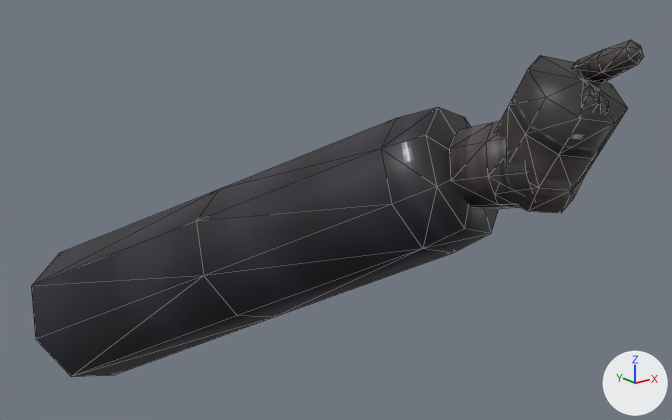
An edit to the glTF model design/uebergabe/assets/models/pistol_hand.glb, drawn before and after from the same camera.
One viewpoint serves both versions: a camera (50 mm lens) standing at (-0.548, -0.419, 0.099) and looking at (-0.05, 0.203, -0.15). The axes (+X, +Y, +Z) are drawn at lower right. The lights are the same throughout. The picture after the commit comes second. Mesh edges are drawn as thin lines. Where no turn or scale is listed for an object, it has been applied to the vertices. Vertices at exactly the same position are counted once.

Before the edit, the objects in view are built like this:
```python
me_arm = bpy.data.meshes.new('arm')
me_arm.from_pydata(...)  # 134 vertices, 248 faces; spans x -0.247..0.038, y -0.045..0.517, z -0.37..0.019
me_arm.materials.append(mat_pistol)  # picture img_pistol
ob_arm = bpy.data.objects.new('arm', me_arm)
ob_arm.location = (0.0, 0.0, 0.0)
```
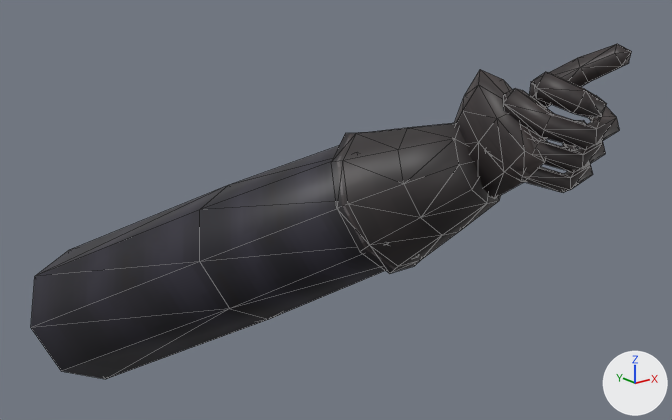
What differs and where, as boxes (x1, y1, x2, y2) in the pictures (672 x 420 px):
'arm', reshaped
    before: (31, 40, 643, 377)
    after: (31, 44, 631, 379)
part 1 of me_arm, rebuilt
    before: (31, 107, 499, 377)
    after: (31, 146, 386, 379)
part 2 of me_arm, added
    after: (331, 123, 501, 273)
part 3 of me_arm, added
    after: (503, 89, 620, 149)
part 4 of me_arm, added
    after: (529, 120, 606, 172)
part 5 of me_arm, added
    after: (515, 143, 593, 193)
part 6 of me_arm, added
    after: (454, 69, 547, 199)
part 7 of me_arm, added
    after: (534, 72, 607, 118)
part 8 of me_arm, added
    after: (529, 44, 631, 107)
part 9 of me_arm, deleted
    before: (449, 40, 643, 213)

The edits, one by one:
me_arm is used by ob_arm; location (0.0, 0.0, 0.0).
me_arm had 134 vertices, 248 faces and spanned x -0.247..0.038, y -0.045..0.517, z -0.37..0.019.
me_arm now has 208 vertices, 376 faces and spans x -0.248..0.04, y -0.039..0.519, z -0.369..0.015.
me_arm part 1: the loose piece of 34 vertices spanning x -0.247..0.025, y 0.042..0.517, z -0.37..-0.042 is rebuilt with 26 vertices and now spans x -0.248..0.0, y 0.085..0.519, z -0.369..-0.068.
me_arm part 2: a new loose piece of 41 vertices spanning x -0.117..0.006, y 0.037..0.17, z -0.179..-0.049, in mat_pistol (picture img_pistol).
me_arm part 3: a new loose piece of 27 vertices spanning x -0.047..0.04, y -0.038..0.026, z -0.056..-0.015, in mat_pistol (picture img_pistol).
me_arm part 4: a new loose piece of 27 vertices spanning x -0.046..0.039, y -0.028..0.035, z -0.075..-0.036, in mat_pistol (picture img_pistol).
me_arm part 5: a new loose piece of 27 vertices spanning x -0.045..0.038, y -0.019..0.043, z -0.092..-0.055, in mat_pistol (picture img_pistol).
me_arm part 6: a new loose piece of 26 vertices spanning x -0.049..-0.013, y -0.013..0.085, z -0.104..-0.007, in mat_pistol (picture img_pistol).
me_arm part 7: a new loose piece of 17 vertices spanning x -0.041..-0.001, y -0.039..0.003, z -0.034..-0.001, in mat_pistol (picture img_pistol).
me_arm part 8: a new loose piece of 17 vertices spanning x -0.016..0.03, y -0.036..0.028, z -0.035..0.015, in mat_pistol (picture img_pistol).
Part 9, on me_arm:
100 vertices are removed from x -0.056..0.038, y -0.045..0.087, z -0.121..0.019.
184 faces are deleted.
